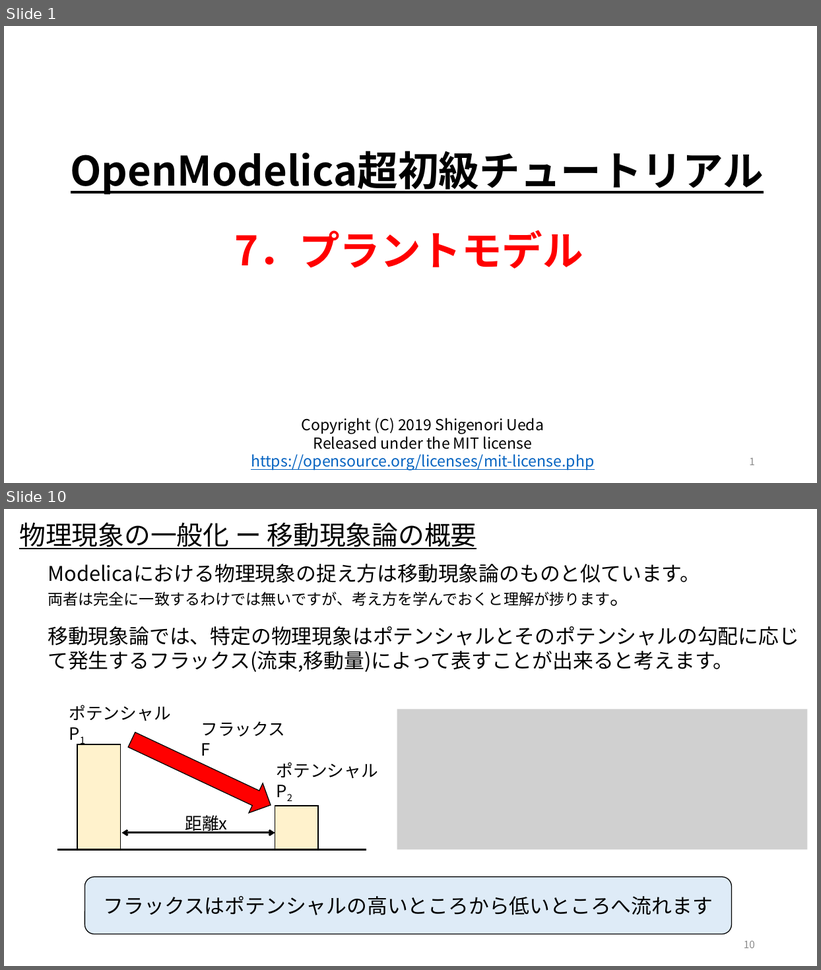
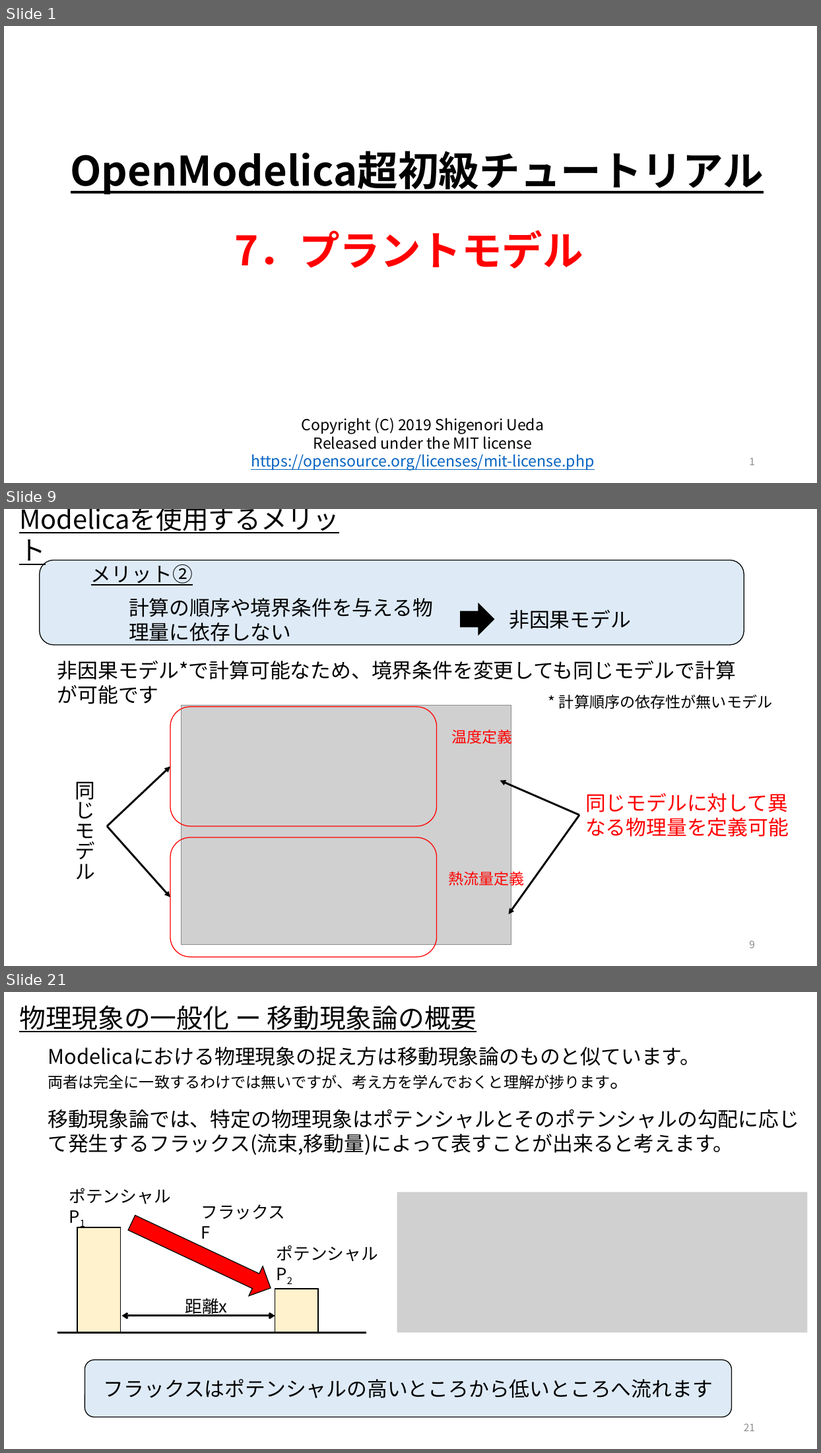
Before and after one commit to cubakija/OpenModelica_Tutorials_Ja, a slide deck: Dev/7_PhysicsDomainModel/OpenModelica_Tutorials_7_PlantModel.pptx. Shown one above the other, each under a label of ours: slides 1 and 10 before the commit, slides 1, 9 and 21 after it; the slides between them are not shown. The pictures are 821x970 and 821x1453 pixels, drawn with LibreOffice and Linux fonts; fonts in the diff are those of the drawing; grey boxes stand for pictures. Boxes give left, top, right and bottom in pixels: in the first picture for what was removed or moved away, otherwise in the second. Text is boxed around its words. In the diff, an @@ line names an element or a change of style, - is before the commit and + after.

```diff
--- a/Dev/7_PhysicsDomainModel/OpenModelica_Tutorials_7_PlantModel.pptx
+++ b/Dev/7_PhysicsDomainModel/OpenModelica_Tutorials_7_PlantModel.pptx
@@ slide 9 added at (4,509,817,966), background #FFFFFF @@
@@ text added at (16,515,362,553), 31 pt, text #000000, underline @@
+Modelicaを使用するメリット
@@ rounded rectangle added at (40,560,744,645), fill #DEEBF7, outline #000000 1 pt @@
@@ text added at (91,564,193,586), 24 pt, text #000000, underline @@
+メリット②
@@ text added at (129,598,433,646), 24 pt, text #000000 @@
+計算の順序や境界条件を与える物理量に依存しない
@@ right arrow added at (461,604,494,634), fill #000000, outline #000000 1 pt @@
@@ text added at (509,610,631,629), 24 pt, text #000000 @@
+非因果モデル
@@ text added at (57,661,736,704), 24 pt, text #000000 @@
+非因果モデル*で計算可能なため、境界条件を変更しても同じモデルで計算が可能です
@@ picture added at (181,706,512,945) @@
@@ text added at (559,694,772,709), 18 pt, text #000000 @@
+* 計算順序の依存性が無いモデル
@@ rounded rectangle added at (170,707,437,827), outline #FF0000 1 pt @@
@@ text added at (451,727,512,747), 18 pt, text #FF0000 @@
+温度定義
@@ text added at (75,782,95,880), 24 pt, text #000000 @@
+同じモデル
@@ arrow added from (107, 827) to (170, 767), #000000 2.25 pt @@
@@ arrow added from (580, 815) to (500, 780), #000000 2.25 pt @@
@@ text added at (585,793,789,837), 24 pt, text #FF0000 @@
+同じモデルに対して異なる物理量を定義可能
@@ arrow added from (580, 815) to (508, 915), #000000 2.25 pt @@
@@ arrow added from (107, 827) to (170, 898), #000000 2.25 pt @@
@@ rounded rectangle added at (170,838,437,957), outline #FF0000 1 pt @@
@@ text added at (448,869,524,889), 18 pt, text #FF0000 @@
+熱流量定義
@@ page number added at (749,941,755,949), 12 pt, text #8C8C8C @@
+9
@@ what was slide 10 is now slide 21 @@
@@ page number at (744,1424,755,1432): text changed @@
-10
+21
```
Also in this commit, not shown: 11 slides changed, 9 other slides added.
